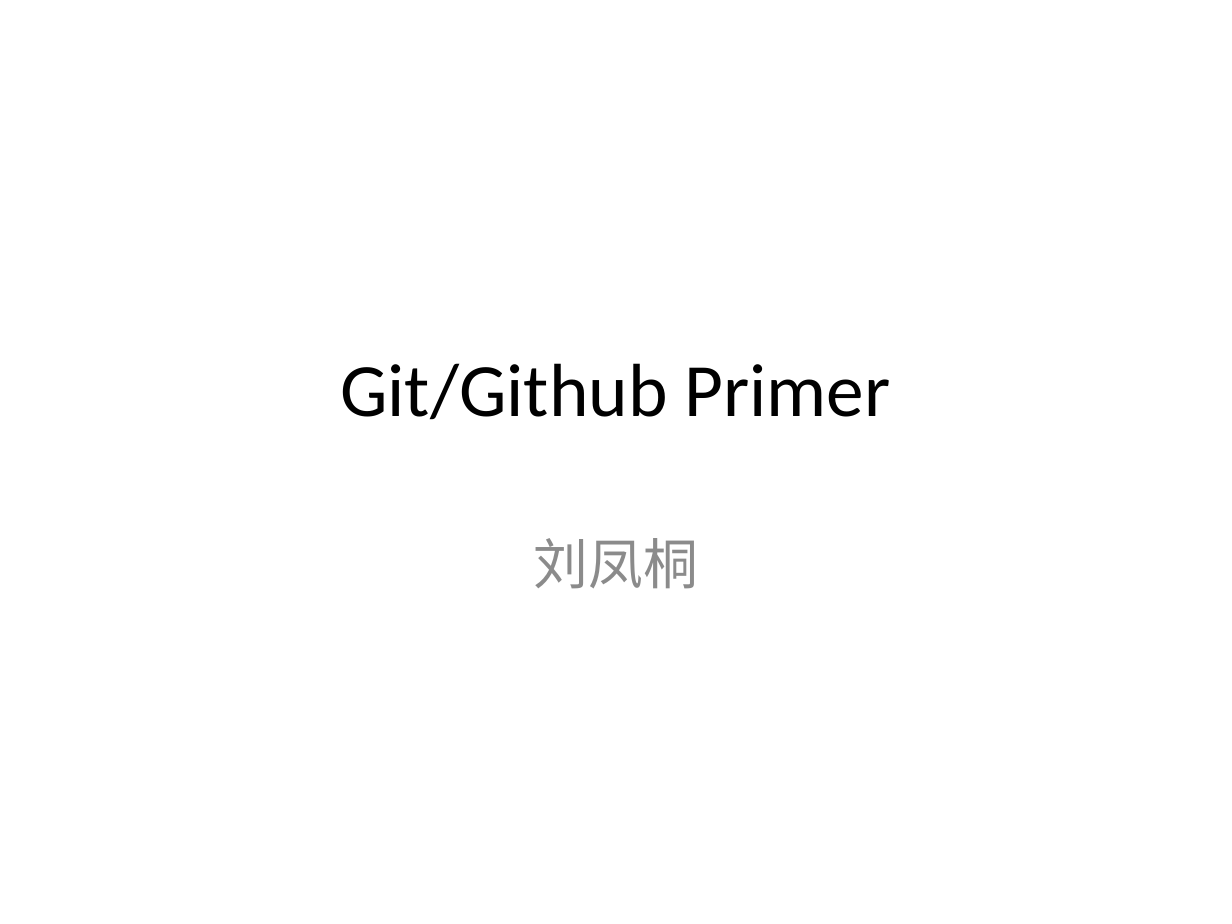
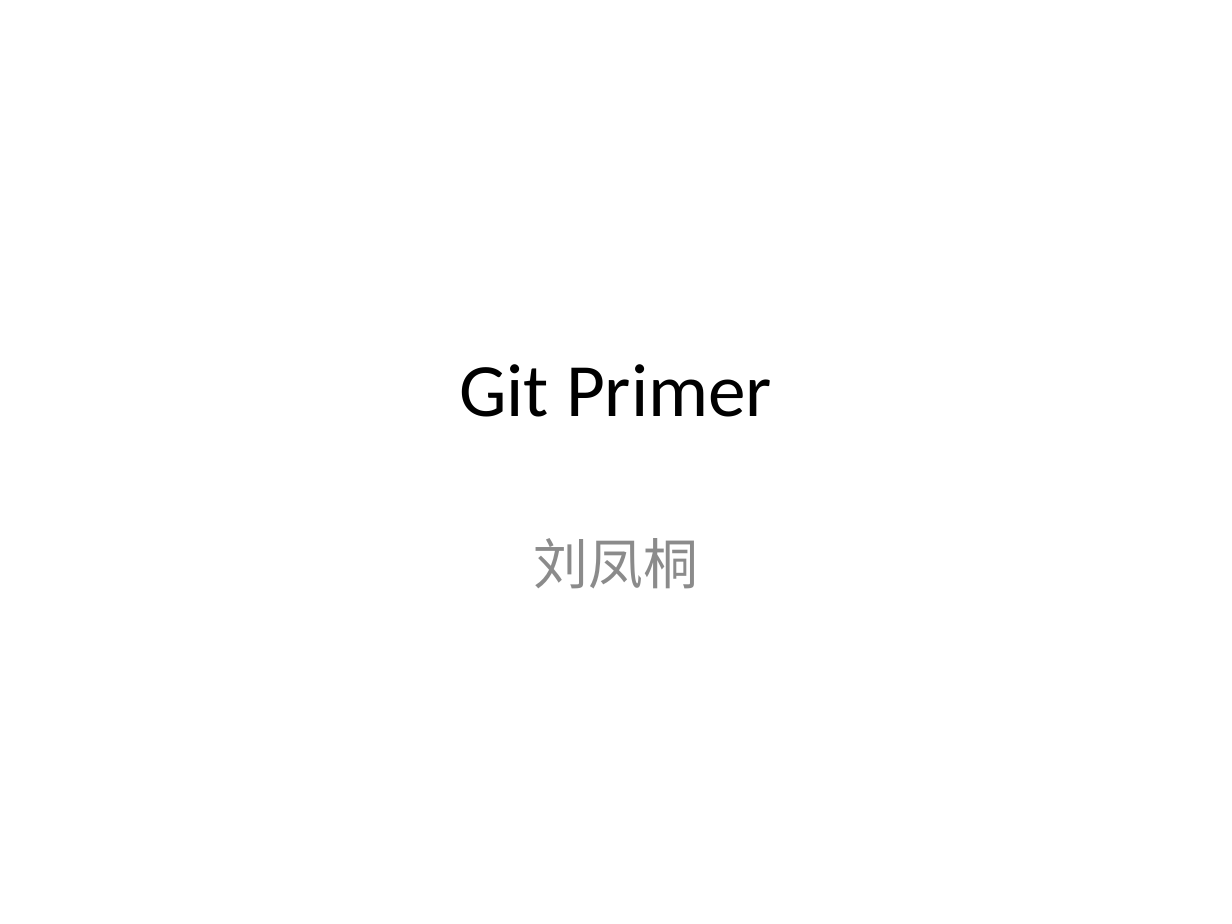
Before and after one commit to lftong/tong-doc, a slide deck: slide 1 of Git Primer.pptx. Drawn at 1232x924 pixels with LibreOffice and Linux fonts; fonts in the diff are those of the drawing. Boxes give left, top, right and bottom in pixels: in the first picture for what was removed or moved away, otherwise in the second. Text is boxed around its words. In the diff, an @@ line names an element or a change of style, - is before the commit and + after.

```diff
--- a/Git Primer.pptx
+++ b/Git Primer.pptx
@@ title at <box>459,364,772,417</box>: text changed @@
-Git/Github Primer
+Git Primer
```
Also in this commit, not shown: 3 other slides changed, 1 slide added, 3 slides removed.
